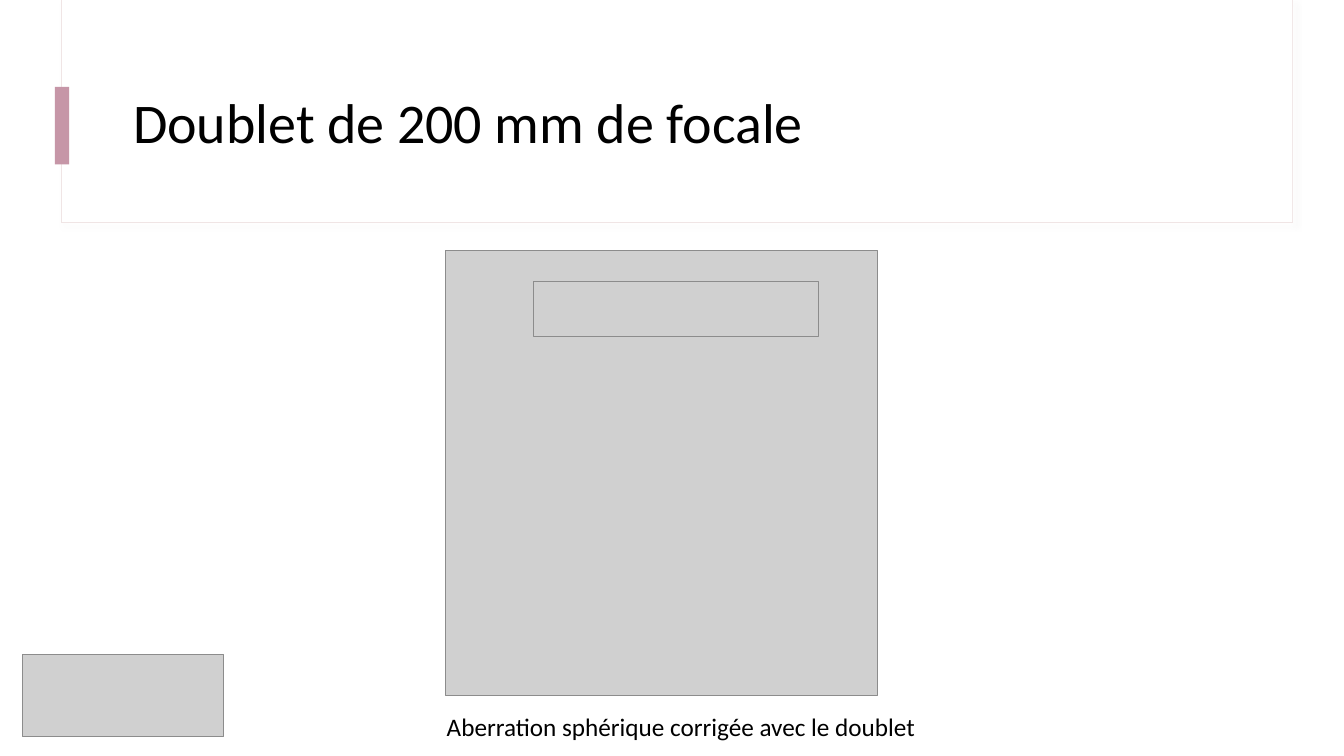
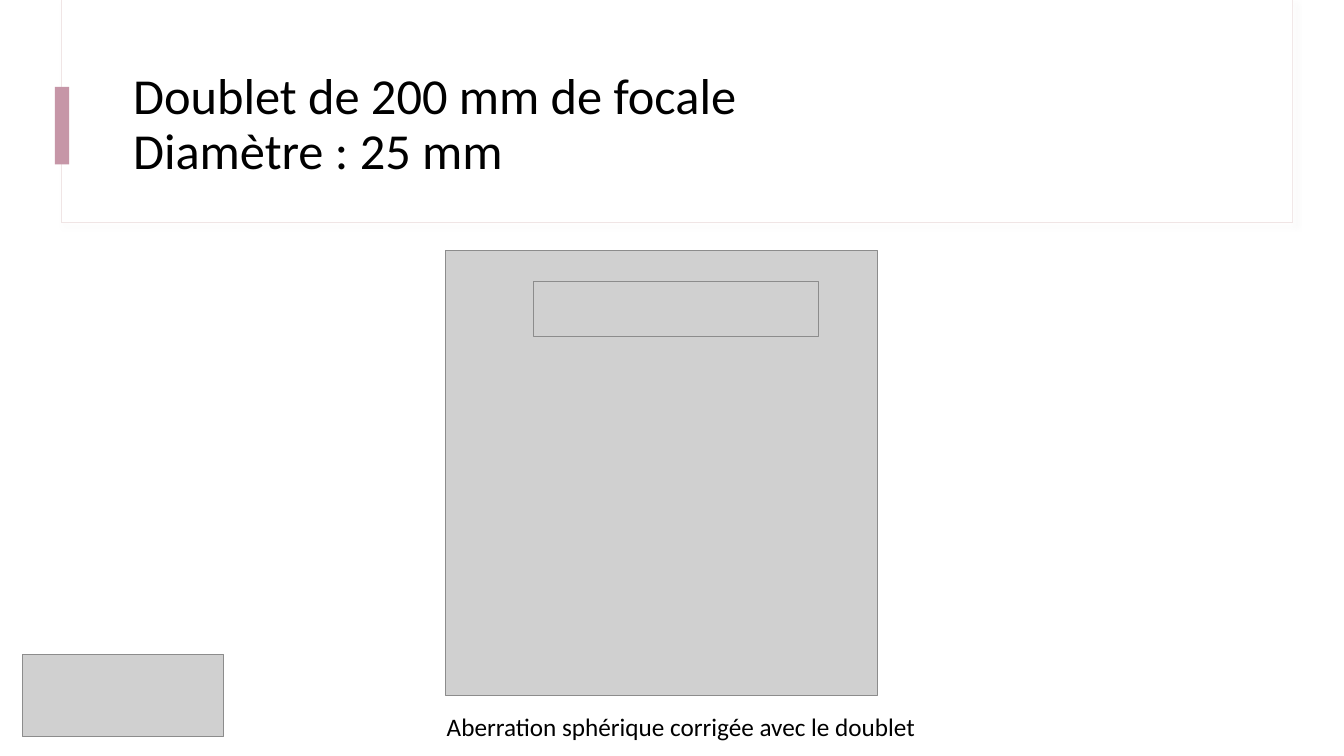
Before and after one commit to IOGS-Digital-Methods/semester-6, a slide deck: slide 11 of ONIP/NotionsCles.pptx. Drawn at 1344x756 pixels with LibreOffice and Linux fonts; fonts in the diff are those of the drawing; grey boxes stand for pictures. Boxes give left, top, right and bottom in pixels: in the first picture for what was removed or moved away, otherwise in the second. Text is boxed around its words. In the diff, an @@ line names an element or a change of style, - is before the commit and + after.

```diff
--- a/ONIP/NotionsCles.pptx
+++ b/ONIP/NotionsCles.pptx
@@ title at (133,79,736,170): text changed; size 40 to 36 pt @@
-Doublet de 200 mm de focale
+Doublet de 200 mm de focale
+Diamètre : 25 mm
```
Also in this commit, not shown: 4 other slides changed, 1 other file.
